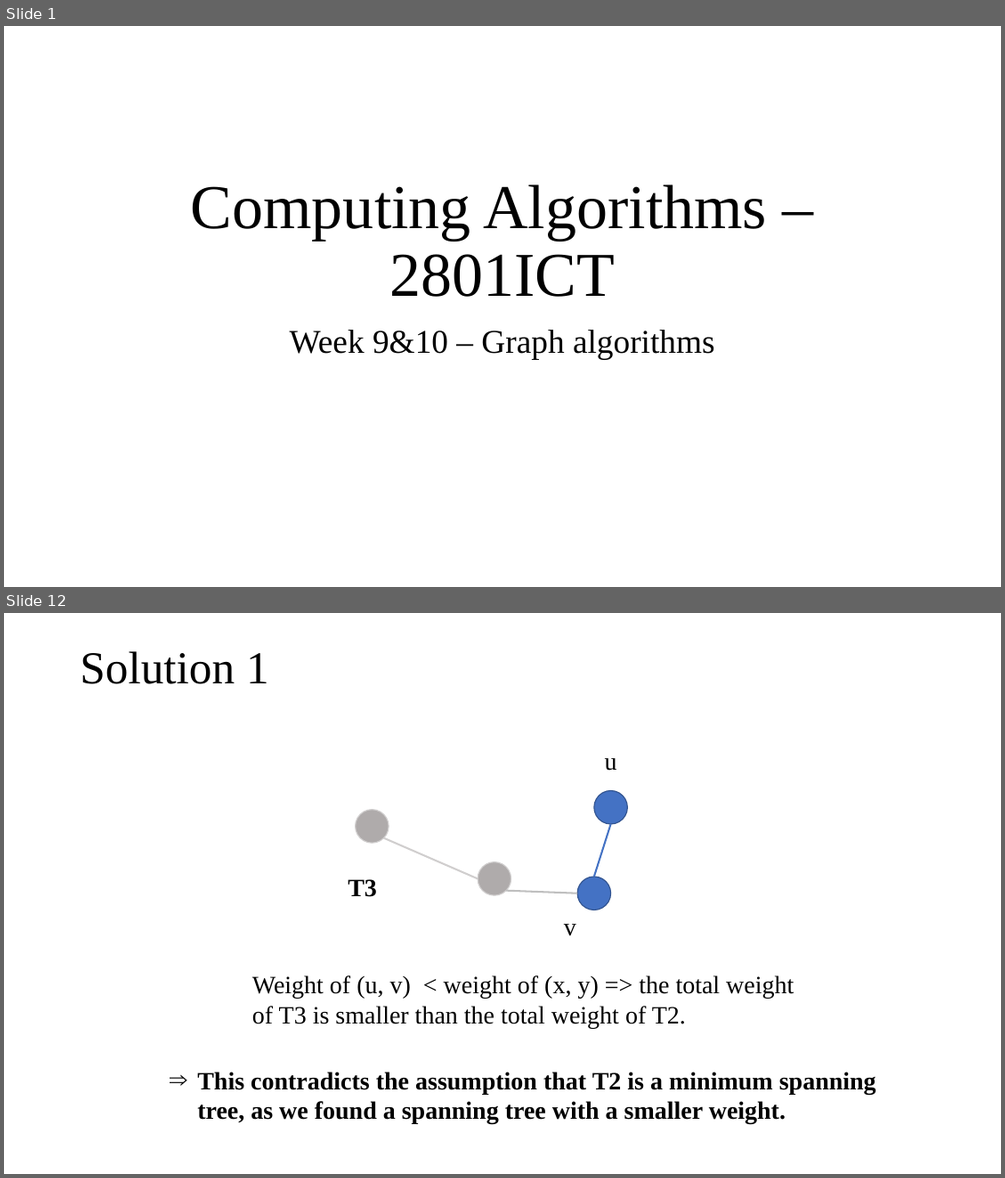
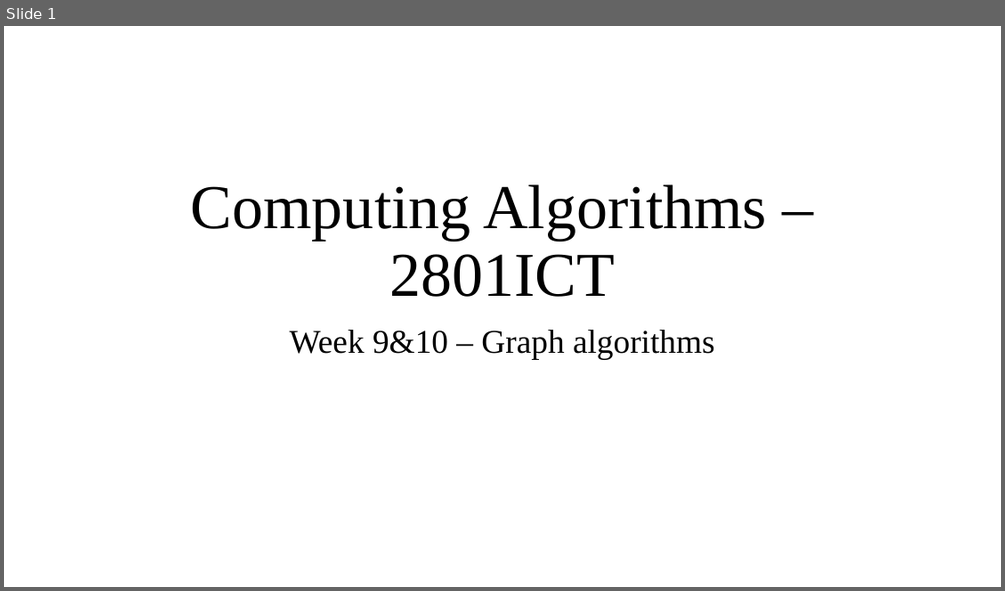
Before and after one commit to tamlhp/2801ict, a slide deck: week-9&10/problem-set/2801ict-week9&10.pptx. Shown one above the other, each under a label of ours: slides 1 and 12 before the commit, slide 1 after it; the slides between them are not shown. The pictures are 1005x1178 and 1005x591 pixels, drawn with LibreOffice and Linux fonts; fonts in the diff are those of the drawing. Boxes give left, top, right and bottom in pixels: in the first picture for what was removed or moved away, otherwise in the second. Text is boxed around its words. In the diff, an @@ line names an element or a change of style, - is before the commit and + after.

```diff
--- a/week-9&10/problem-set/2801ict-week9&10.pptx
+++ b/week-9&10/problem-set/2801ict-week9&10.pptx
@@ slide 12 removed at (4, 613, 1001, 1174), background #FFFFFF @@
@@ title removed at (80, 651, 269, 684) @@
-Solution 1
@@ text removed at (605, 758, 617, 771) @@
-u
@@ ellipse removed at (594, 791, 628, 825) @@
@@ ellipse removed at (356, 810, 389, 844) @@
@@ line removed from (610, 824) to (594, 876) @@
@@ line removed from (477, 878) to (384, 838) @@
@@ text removed at (348, 879, 377, 897) @@
-T3
@@ ellipse removed at (477, 862, 511, 896) @@
@@ ellipse removed at (577, 876, 611, 910) @@
@@ line removed from (507, 891) to (577, 893) @@
@@ text removed at (564, 924, 576, 936) @@
-v
@@ text removed at (252, 975, 793, 1029) @@
-Weight of (u, v) < weight of (x, y) => the total weight of T3 is smaller than the total weight of T2.
@@ text removed at (197, 1071, 876, 1124) @@
-⇒ This contradicts the assumption that T2 is a minimum spanning tree, as we found a spanning tree with a smaller weight.
```
Also in this commit, not shown: 24 slides changed, 25 other slides removed.
